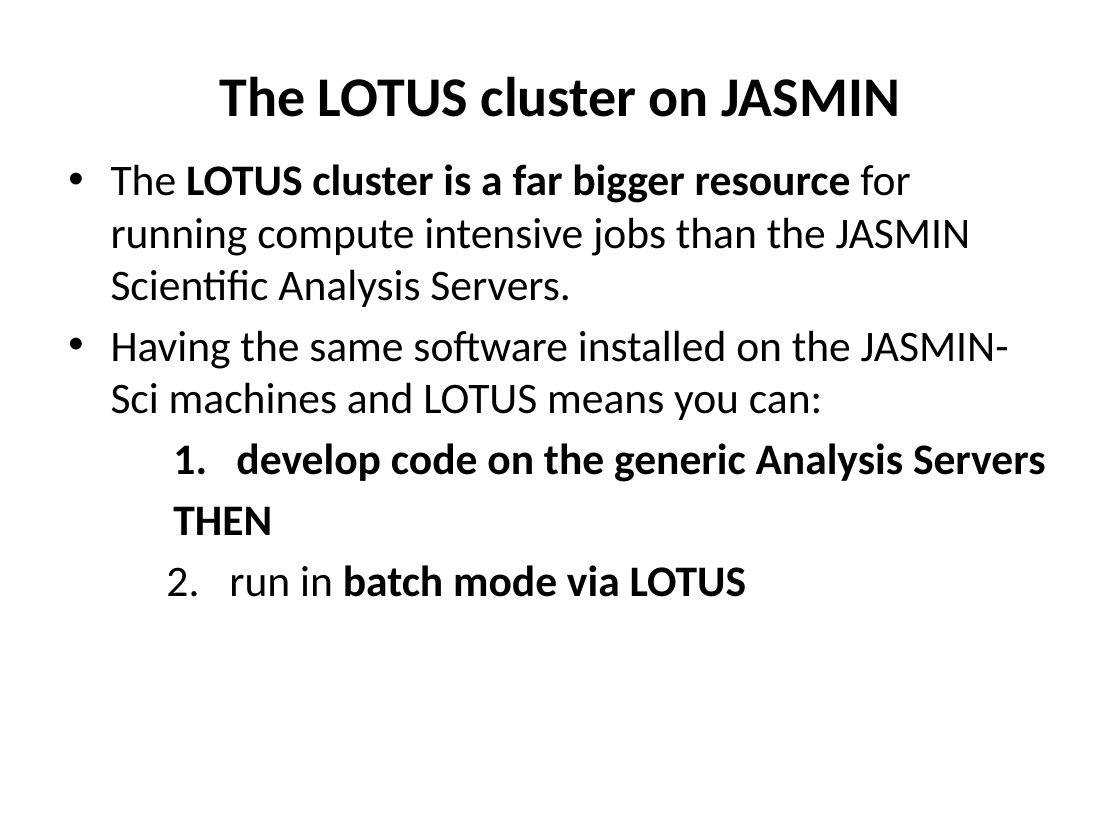
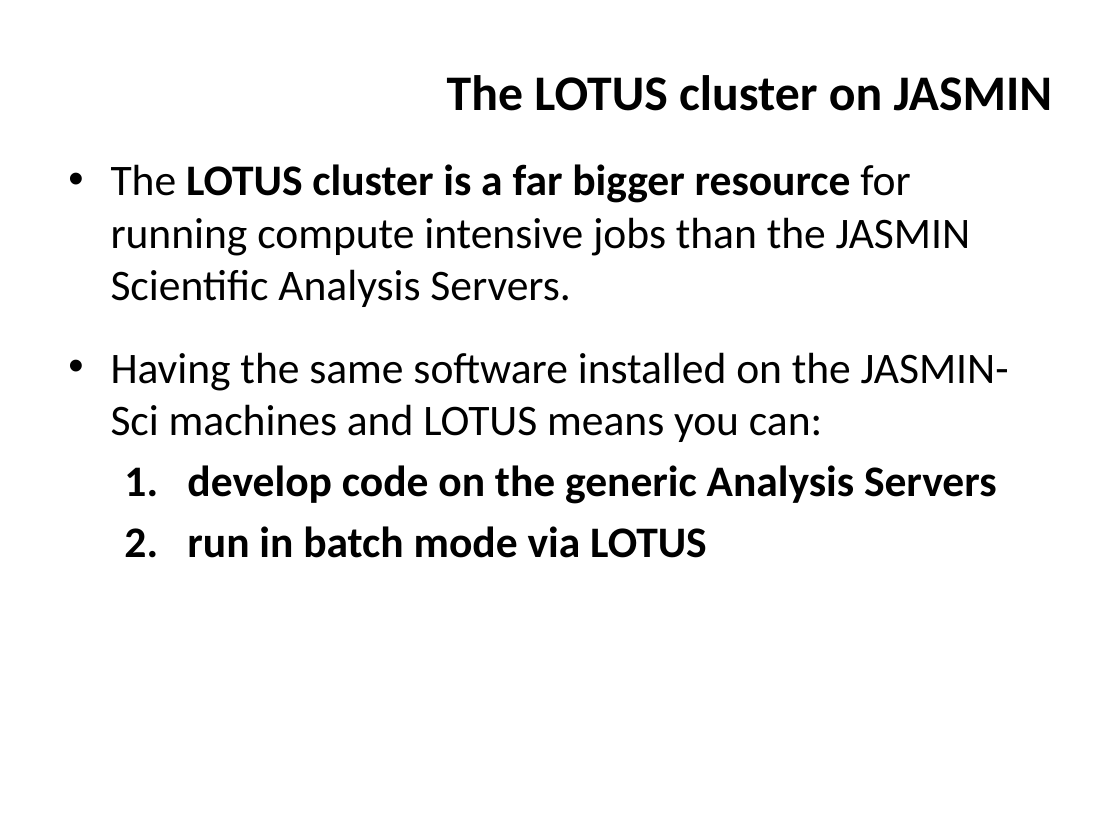
Before and after one commit to ncasuk/ncas-isc, a slide deck: slide 14 of overview_presentations/Parallel_Processing_Large_Data.pptx. Drawn at 1120x840 pixels with LibreOffice and Linux fonts; fonts in the diff are those of the drawing; background and template pictures are left out. Boxes give left, top, right and bottom in pixels: in the first picture for what was removed or moved away, otherwise in the second. Text is boxed around its words. In the diff, an @@ line names an element or a change of style, - is before the commit and + after.

```diff
--- a/overview_presentations/Parallel_Processing_Large_Data.pptx
+++ b/overview_presentations/Parallel_Processing_Large_Data.pptx
@@ title "The LOTUS cluster on JASMIN" at (447,75,1053,111): size 36 to 32 pt; alignment centre to right @@
@@ text at (187,465,997,558): bold on in "run in"; list level 3 to 2 in "develop code on the generic ..."; list level 3 to 2 in "run in batch mode via ..." @@
@@ text at (173,506,272,535): paragraph removed @@
-    THEN
```
Also in this commit, not shown: 25 other slides changed, 5 other files.
